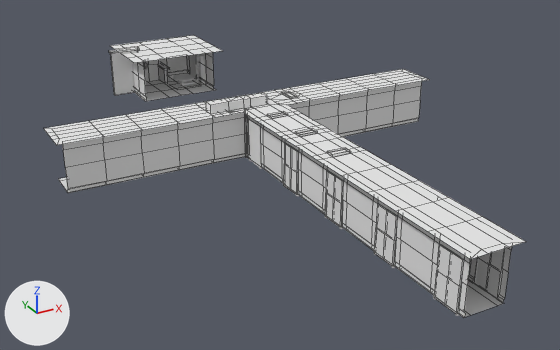
Two versions of the FBX model Assets/Model/Couloir.fbx, one commit apart.
Both versions are drawn from a camera (50 mm lens) standing at (-18.7, -48.0, 16.5) and looking at (0.1, -13.8, -0.7). Lighting does not change. The marker at lower left points along +X, +Y and +Z. The picture after the commit comes second. Mesh edges are drawn as thin lines on the coarser meshes. Where no turn or scale is listed for an object, it has been applied to the vertices.

Names of what the first picture shows: 'Corridor', 'Door.005', 'Door.006', 'Door.007', 'Door.008', 'Door.009', 'Door.010', 'Fencing', 'Roof', 'Room' and 15 more.
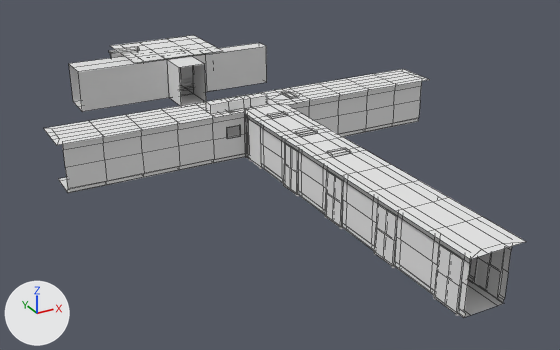
Patch to the scene script:
```diff
--- a/Assets/Model/Couloir.fbx.py
+++ b/Assets/Model/Couloir.fbx.py
@@ me_cube_011_1 @@
+me_cube_011_1.from_pydata(...)  # a box spanning x -0.4..0.4, y -0.038..0.038, z -0.317..0.317
@@ me_plane @@
+me_plane.from_pydata(...)  # 32 vertices, 27 faces; spans x -6.9..6.6, y -2.15..2.25, z 0.0..2.65
@@ ob_cadre @@
+ob_cadre = bpy.data.objects.new('Cadre', me_cube_011_1)
+ob_cadre.location = (-1.76, -11.96, 1.59)
@@ ob_cegep_corridor_reference @@
+ob_cegep_corridor_reference = bpy.data.objects.new('Cegep corridor reference', me_plane)
+ob_cegep_corridor_reference.location = (0.0, 0.0, 0.0)
```

Pixel boxes [x1, y1, x2, y2] of what changed, in the pictures (560 x 350 px):
'Cegep corridor reference', added
    after: [69, 43, 267, 112]
'Cadre', added
    after: [227, 126, 241, 138]
'Room', unchanged, covered by the edit
    before: [132, 52, 216, 101]
    after: [181, 52, 213, 95]
'Fencing', unchanged, covered by the edit
    before: [109, 47, 170, 95]
    after: [109, 47, 140, 58]
